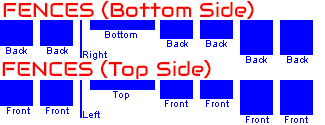
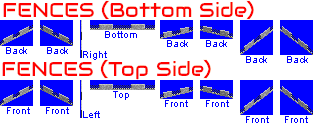
Comparing the layer stacks of the two 325x125 images. Changes:
added layer "CITY" above "MTRO" over [0, 20, 313, 118]
